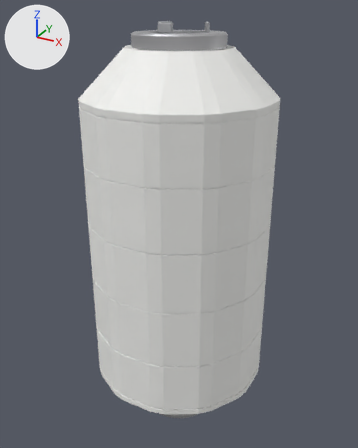
The glTF model models/station/ax_station_08_inflatable_hab.glb: old version first, new version second.
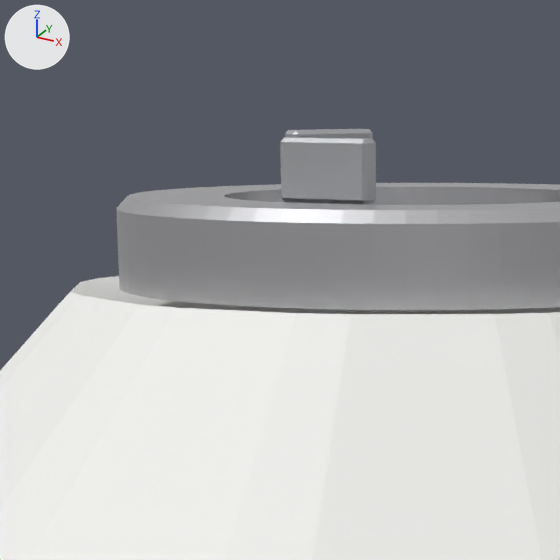
The first picture shows the older version from a 50 mm lens placed at (4.25, -7.73, 4.22), pointed at (-0.07, 0.11, 0.3). The close-ups show the older and then the newer version on the part from 31% to 57% of the width and 0% to 20% of the height of that picture. Only the edits that show in the close-ups are written down. The axes (+X, +Y, +Z) are drawn at upper left. The lights are the same throughout. Vertices at exactly the same position are counted once.

In view in the first close-up: 'inflatable_stowed', 'port_top', 'port_top_petals'.
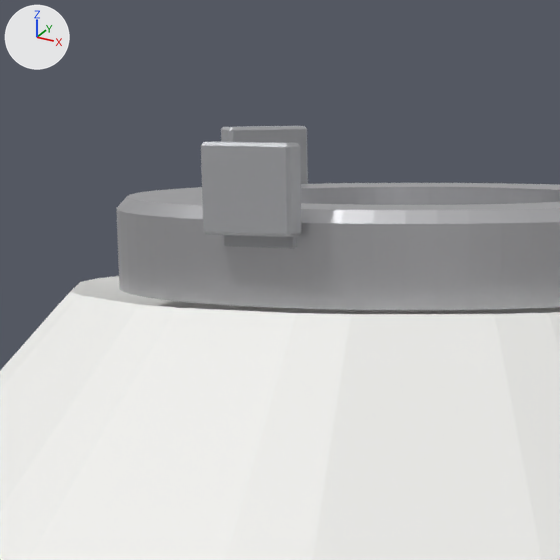
Edits to the bpy script that builds the scene:
```text
Change me_ax_station_08_inflatable_hab_port_top_petals:
    used by ob_port_top_petals; location = (0.0, 0.0, 0.0)
    remove me_ax_station_08_inflatable_hab_port_top_petals.from_pydata(...)  # 72 vertices, 132 faces; spans x -0.485..0.485, y -0.492..0.352, z 3.83..3.984
    add me_ax_station_08_inflatable_hab_port_top_petals.from_pydata(...)  # 162 vertices, 312 faces; spans x -0.812..0.812, y -0.868..0.541, z 3.74..3.984
    me_ax_station_08_inflatable_hab_port_top_petals part 1: 24 vertices removed from x -0.485..-0.311, y 0.108..0.352, z 3.83..3.984; 54 vertices added at x -0.812..-0.633, y 0.295..0.541, z 3.74..3.984
    me_ax_station_08_inflatable_hab_port_top_petals part 2: 54 vertices added at x -0.128..0.128, y -0.868..-0.788, z 3.74..3.984
    me_ax_station_08_inflatable_hab_port_top_petals part 3: 24 vertices removed from x -0.128..0.128, y -0.492..-0.428, z 3.83..3.984
    other edits to the shape of me_ax_station_08_inflatable_hab_port_top_petals do not show in these pictures
```

Changed parts and their boxes [x1, y1, x2, y2] in the close-ups (560 x 560 px):
'port_top_petals', reshaped: before [280, 129, 376, 204]; after [201, 126, 308, 249]
part 1 of me_ax_station_08_inflatable_hab_port_top_petals, reshaped: before [285, 129, 373, 139]; after [221, 126, 308, 184]
part 2 of me_ax_station_08_inflatable_hab_port_top_petals, added: after [201, 141, 301, 249]
part 3 of me_ax_station_08_inflatable_hab_port_top_petals, deleted: before [280, 137, 376, 204]
